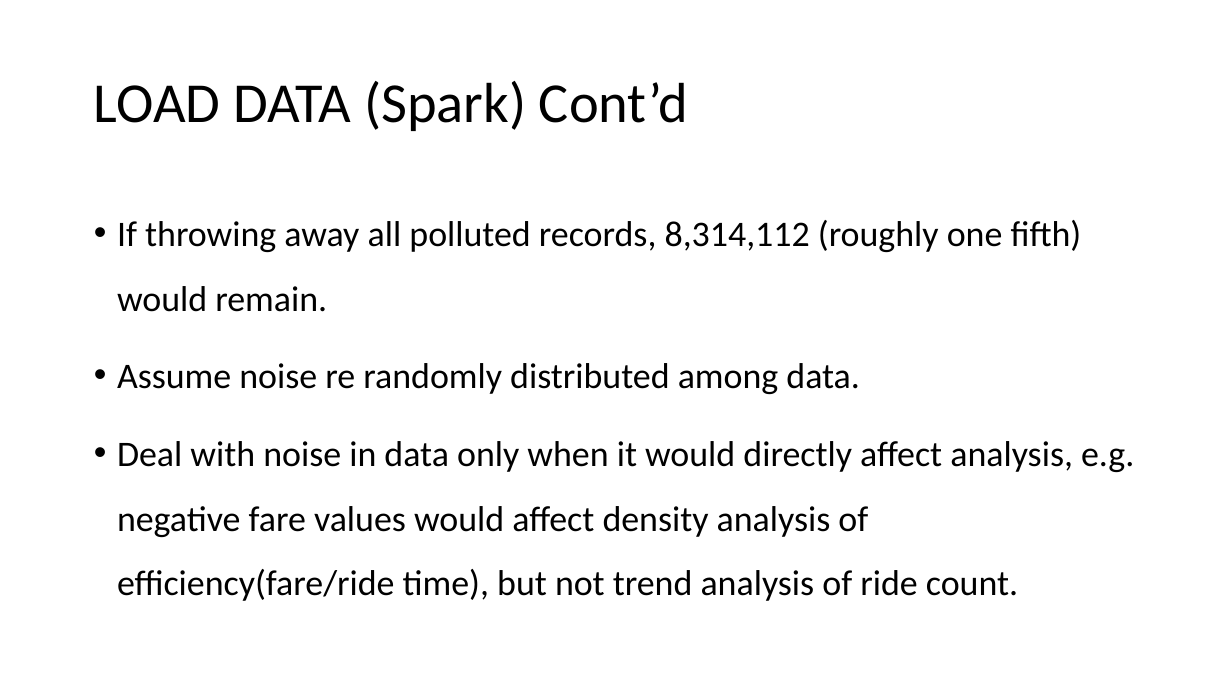
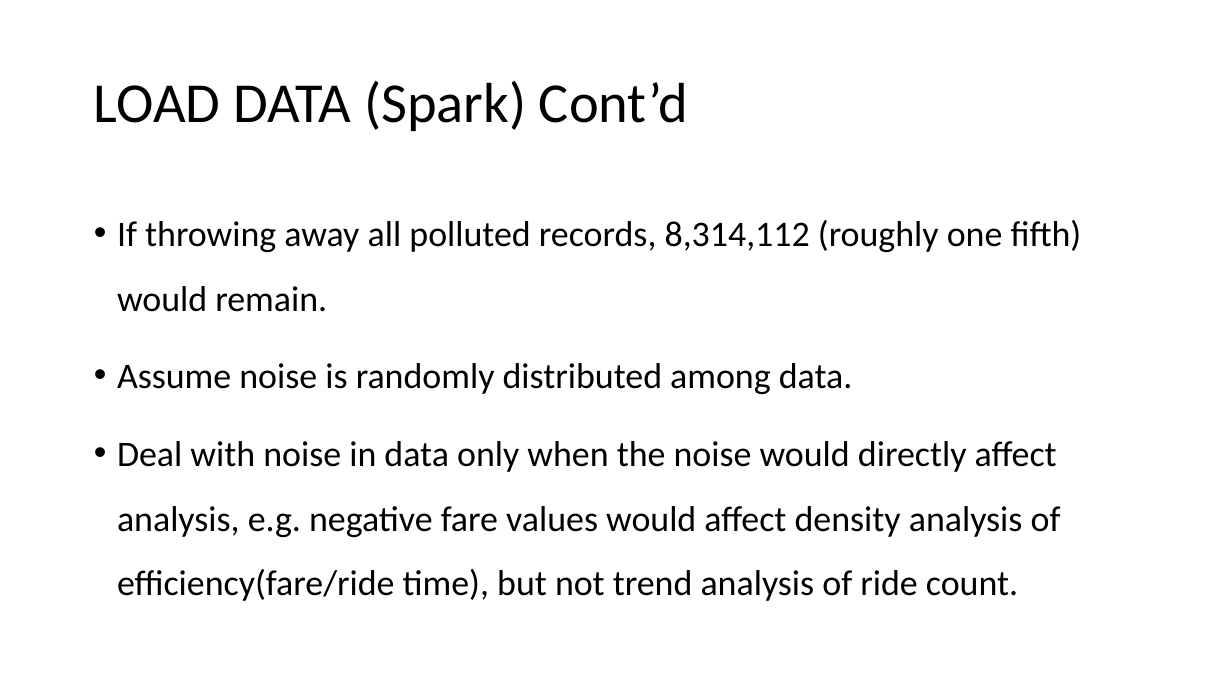
Before and after one commit to MiyainNYC/PySpark-Data-Challenge, a slide deck: slide 7 of DataChallengeAssessment.pptx. Drawn at 1232x693 pixels with LibreOffice and Linux fonts; fonts in the diff are those of the drawing. Boxes give left, top, right and bottom in pixels: in the first picture for what was removed or moved away, otherwise in the second. Text is boxed around its words. In the diff, an @@ line names an element or a change of style, - is before the commit and + after.

```diff
--- a/DataChallengeAssessment.pptx
+++ b/DataChallengeAssessment.pptx
@@ text at (117,363,1061,601): text changed @@
-• Assume noise re randomly distributed among data.
-• Deal with noise in data only when it would directly affect analysis, e.g. negative fare values would affect density analysis of efficiency(fare/ride time), but not trend analysis of ride count.
+• Assume noise is randomly distributed among data.
+• Deal with noise in data only when the noise would directly affect analysis, e.g. negative fare values would affect density analysis of efficiency(fare/ride time), but not trend analysis of ride count.
```
Also in this commit, not shown: 7 other slides changed, 2 slides added, 1 slide removed.
